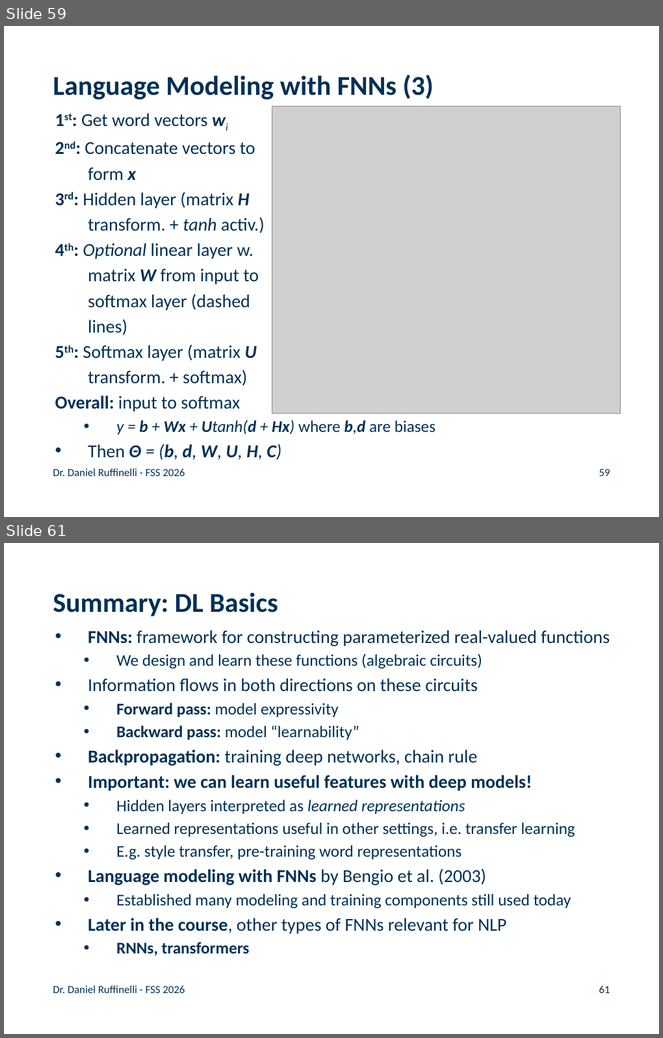
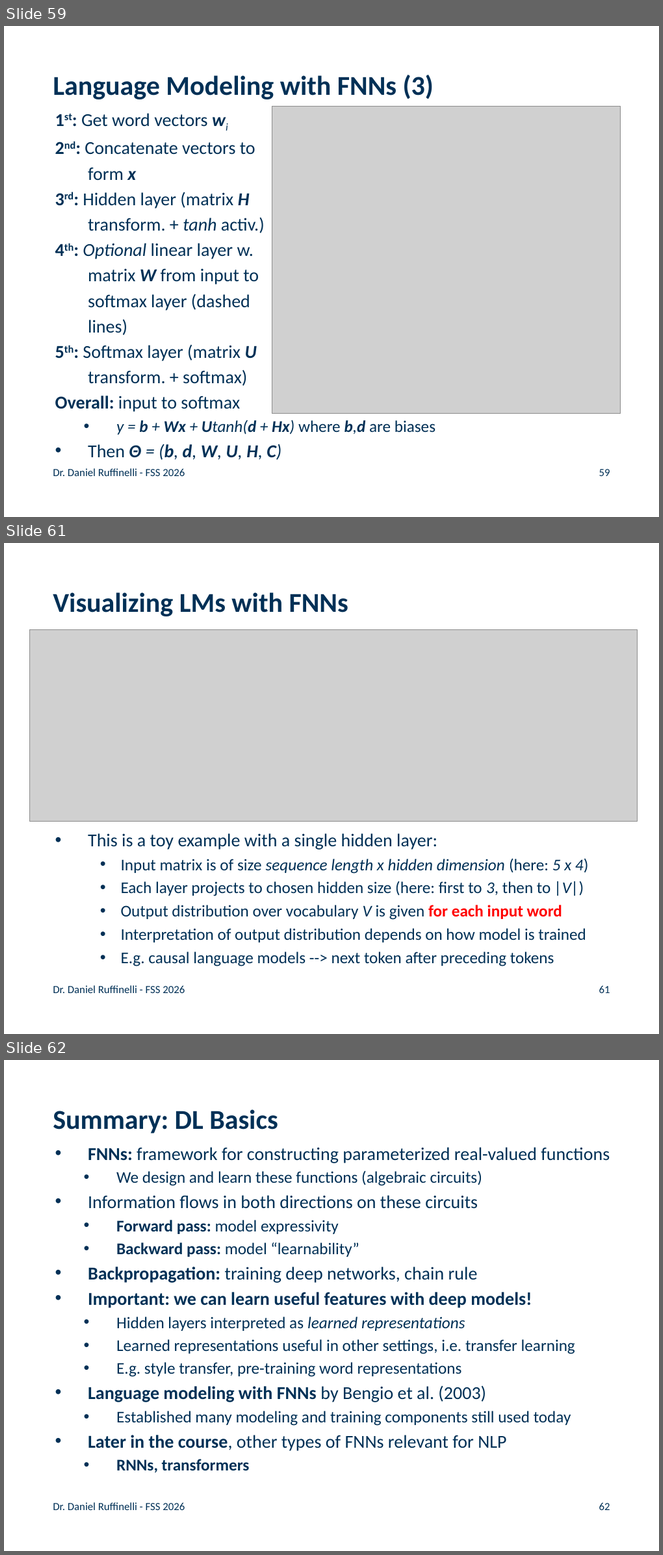
Before and after one commit to rufex2001/teaching_llms, a slide deck: lectures/02_ml_dl_word_embeddings/02_ml_dl_word_embeddings.pptx. Shown one above the other, each under a label of ours: slides 59 and 61 before the commit, slides 59, 61 and 62 after it; the slides between them are not shown. The pictures are 663x1038 and 663x1555 pixels, drawn with LibreOffice and Linux fonts; fonts in the diff are those of the drawing; grey boxes stand for pictures; background and template pictures are left out. Boxes give left, top, right and bottom in pixels: in the first picture for what was removed or moved away, otherwise in the second. Text is boxed around its words. In the diff, an @@ line names an element or a change of style, - is before the commit and + after.

Commit message:
added slide 61 to lecture 02 to visualize lms with fnns

```diff
--- a/lectures/02_ml_dl_word_embeddings/02_ml_dl_word_embeddings.pptx
+++ b/lectures/02_ml_dl_word_embeddings/02_ml_dl_word_embeddings.pptx
@@ slide 61 added at (x1=4, y1=543, x2=659, y2=1034), background #FFFFFF @@
@@ title added at (x1=53, y1=592, x2=348, y2=616), 30 pt, text #003056, bold @@
+Visualizing LMs with FNNs
@@ picture added at (x1=29, y1=629, x2=638, y2=821) @@
@@ text added at (x1=88, y1=834, x2=588, y2=967), 18 pt, text #003056 @@
+  • This is a toy example with a single hidden layer:
+    • Input matrix is of size sequence length x hidden dimension (here: 5 x 4)
+    • Each layer projects to chosen hidden size (here: first to 3, then to |V|)
+    • Output distribution over vocabulary V is given for each input word
+    • Interpretation of output distribution depends on how model is trained
+    • E.g. causal language models --> next token after preceding tokens
@@ text added at (x1=53, y1=986, x2=185, y2=993), 12 pt, text #003056 @@
+Dr. Daniel Ruffinelli - FSS 2026
@@ page number added at (x1=599, y1=986, x2=610, y2=993), 12 pt, text #003056 @@
+61
@@ what was slide 61 is now slide 62 @@
@@ page number at (x1=599, y1=1503, x2=610, y2=1510): text changed @@
-61
+62
```
Also in this commit, not shown: 1 slide changed, 3 other files.
